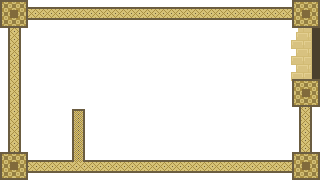
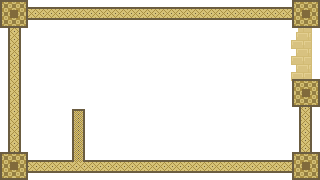
Revision of a layered 320px x 180px image; what changed, layer by layer:
painted on "Pasted Layer" over bbox(312, 28, 320, 79)
